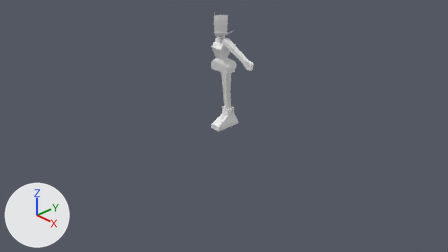
What one commit did to the Blender file humanoids/alien-assistant/ebe.blend.
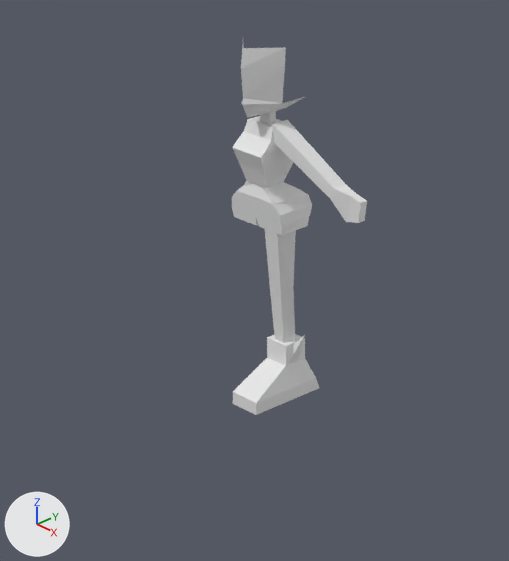
There are two pictures of each version: one from the file's camera 'Camera', one close up on the part from 31% to 67% of the width and 0% to 71% of the height. Lighting does not change. The marker at lower left points along +X, +Y and +Z. The last two pictures show the newer version.

The older version as bpy lines, for what is in view:
```python
me_cube_001 = bpy.data.meshes.new('Cube.001')
me_cube_001.from_pydata(...)  # 16 vertices, 14 faces; spans x 0.006..0.202, y -0.308..0.189, z 0.0..0.33
me_cube_003 = bpy.data.meshes.new('Cube.003')
me_cube_003.from_pydata(...)  # 24 vertices, 17 faces; spans x 0.0..0.115, y -0.184..0.067, z 1.262..1.598
me_cube_004 = bpy.data.meshes.new('Cube.004')
me_cube_004.from_pydata(...)  # 16 vertices, 14 faces; spans x 0.044..0.708, y -0.085..0.036, z 1.175..1.6
me_cylinder = bpy.data.meshes.new('Cylinder')
me_cylinder.from_pydata(...)  # 15 vertices, 10 faces; spans x 0.019..0.183, y -0.103..0.092, z 0.323..1.035
me_plane = bpy.data.meshes.new('Plane')
me_plane.from_pydata(...)  # 15 vertices, 10 faces; spans x -0.002..0.164, y -0.22..0.14, z 1.649..2.044
ob_plane = bpy.data.objects.new('Plane', me_plane)
ob_plane.location = (0.0, 0.0, 0.0)
_m = ob_plane.modifiers.new('Mirror', 'MIRROR')
ob_rarm = bpy.data.objects.new('RArm', me_cube_004)
ob_rarm.location = (0.0, 0.0, 0.02)
ob_rfoot = bpy.data.objects.new('RFoot', me_cube_001)
ob_rfoot.location = (0.0, 0.0, 0.0)
ob_rleg = bpy.data.objects.new('RLeg', me_cylinder)
ob_rleg.location = (0.0, 0.0, 0.0)
ob_torso = bpy.data.objects.new('Torso', me_cube_003)
ob_torso.location = (0.0, 0.0, 0.0)
_m = ob_torso.modifiers.new('Mirror', 'MIRROR')
# also in view: 'Waist' at (0.0, 0.01, 1.14)
```
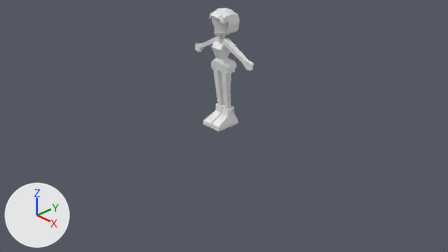
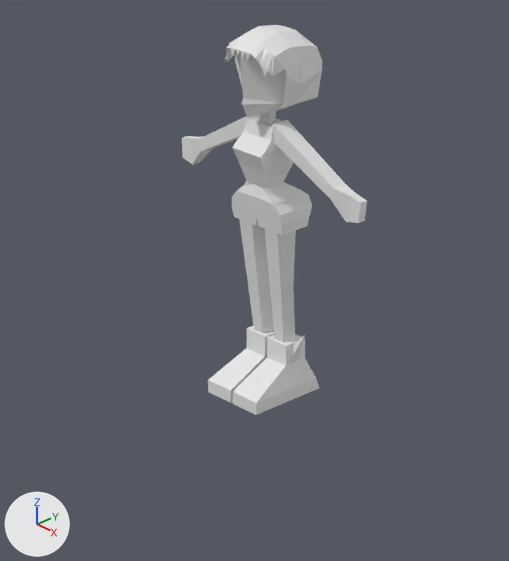
Commit message: ebe work

What differs and where, as boxes [x1, y1, x2, y2] in the close-ups (509 x 561 px):
'Head', added: after [225, 25, 322, 118]
'RFoot', modifiers changed (29% wider, 10% taller): before [233, 334, 319, 415]; after [208, 326, 319, 415]
'RLeg', modifiers changed (81% wider, 9% taller): before [265, 229, 296, 343]; after [239, 219, 296, 343]
'RArm', modifiers changed (92% wider): before [271, 120, 367, 223]; after [182, 115, 367, 223]
'Plane', deleted: before [241, 43, 306, 118]

The change, as a list of edits to the scene's bpy script:
```text
Add me_plane_1:
    me_plane_1.from_pydata(...)  # 123 vertices, 112 faces; spans x -0.202..0.202, y -0.224..0.202, z 1.65..2.107
Change ob_rfoot:
    add _m = ob_rfoot.modifiers.new('Mirror', 'MIRROR')
Change ob_rleg:
    add _m = ob_rleg.modifiers.new('Mirror', 'MIRROR')
Change ob_rarm:
    add _m = ob_rarm.modifiers.new('Mirror', 'MIRROR')
Remove ob_plane:
    ob_plane = bpy.data.objects.new('Plane', me_plane)
    ob_plane.location = (0.0, 0.0, 0.0)
    _m = ob_plane.modifiers.new('Mirror', 'MIRROR')
Add ob_head:
    ob_head = bpy.data.objects.new('Head', me_plane_1)
    ob_head.location = (0.0, 0.0, 0.0)
```
